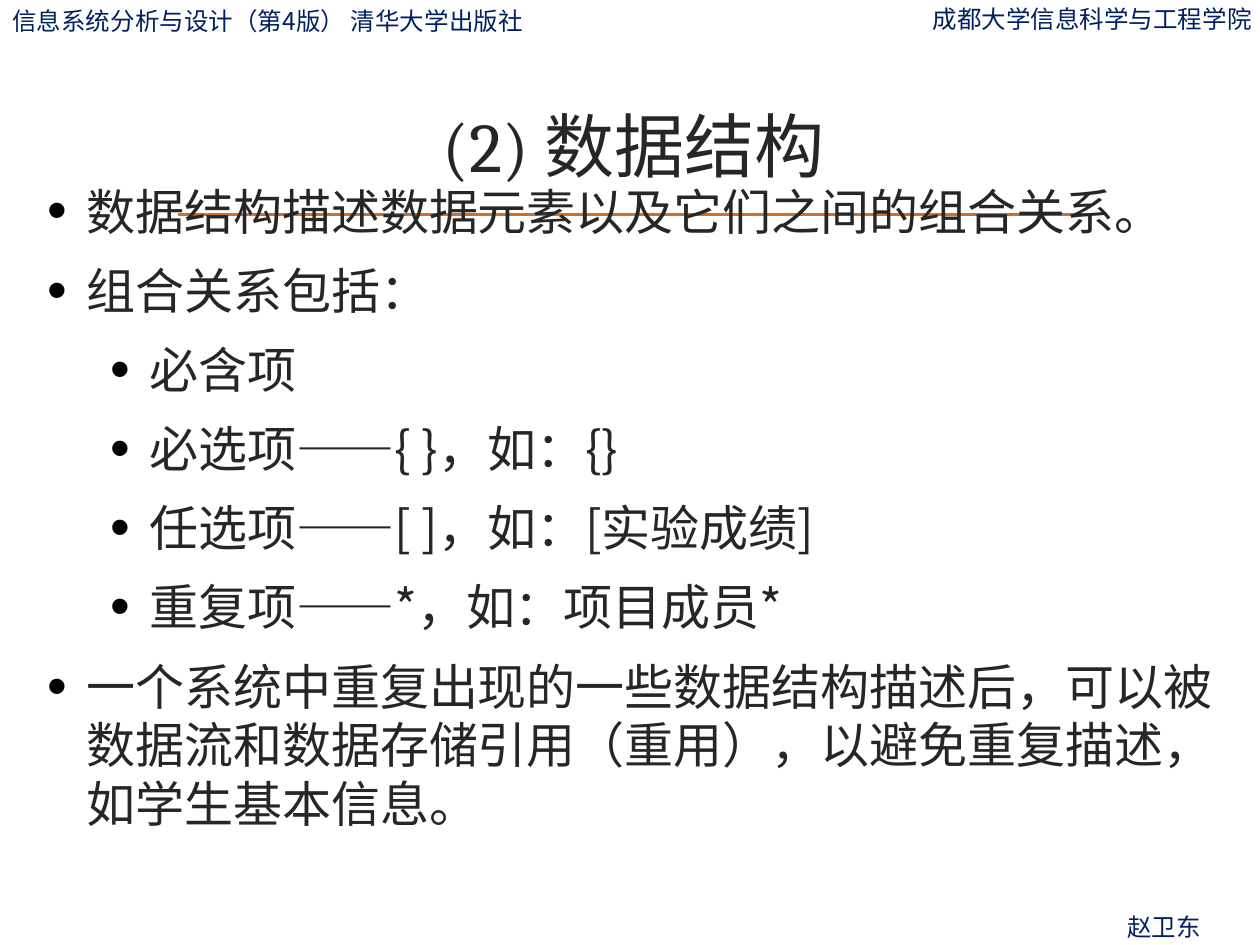
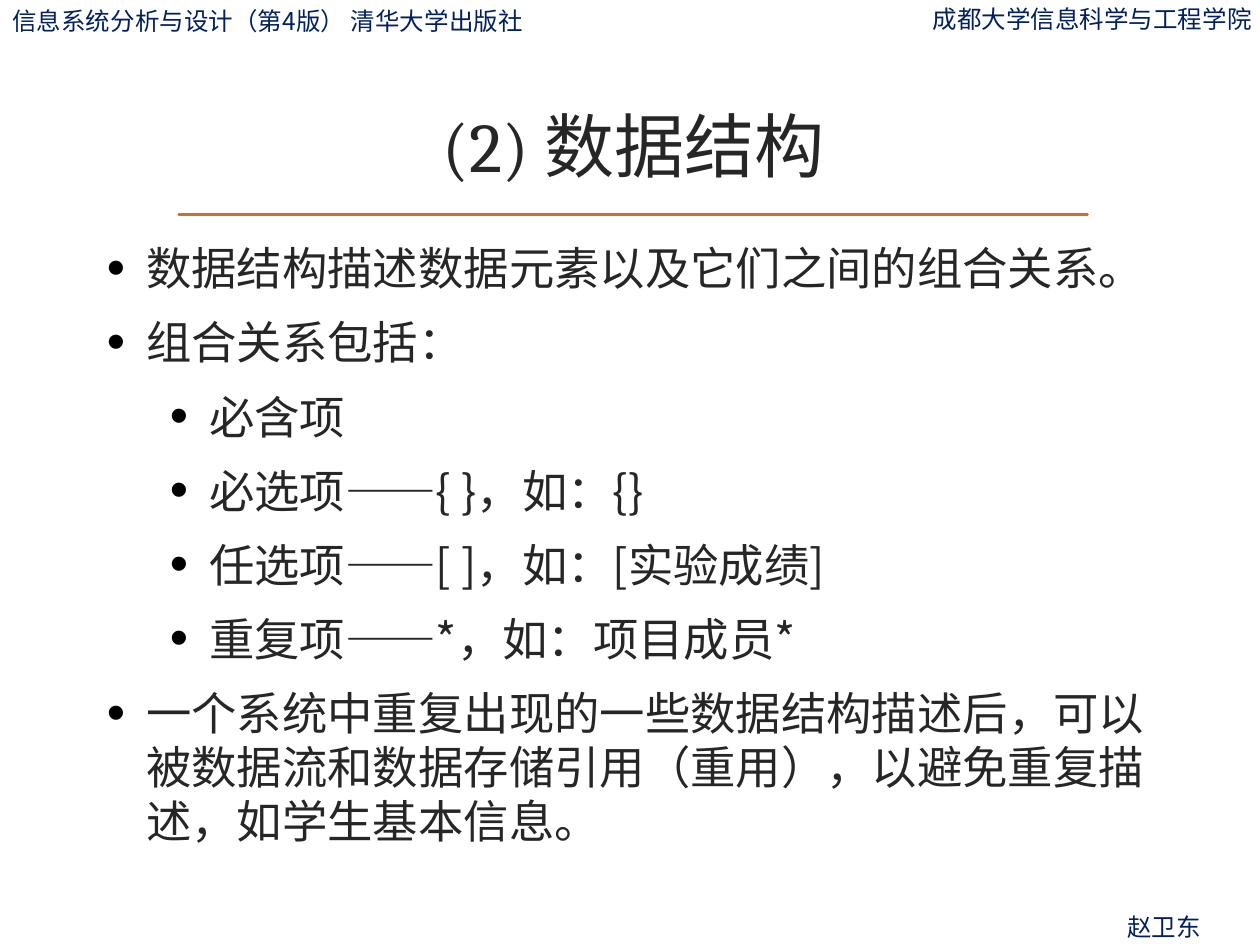
Before and after one commit to ylfagh/is_analysis-1, a slide deck: slide 93 of ppt/第6章-流程建模.pptx. Drawn at 1260x945 pixels with LibreOffice and Linux fonts; fonts in the diff are those of the drawing; background and template pictures are left out. Boxes give left, top, right and bottom in pixels: in the first picture for what was removed or moved away, otherwise in the second. Text is boxed around its words. In the diff, an @@ line names an element or a change of style, - is before the commit and + after.

```diff
--- a/ppt/第6章-流程建模.pptx
+++ b/ppt/第6章-流程建模.pptx
@@ text "数据结构描述数据元素以及它们之间的组合关系。": place and size @@
-text "数据结构描述数据元素以及它们之间的组合关系。" at bbox=[87, 180, 1212, 826]
+text "数据结构描述数据元素以及它们之间的组合关系。" at bbox=[146, 246, 1144, 843]
@@ text "数据结构描述数据元素以及它们之间的组合关系。" at bbox=[146, 246, 1144, 843]: size 28 to 25.9 pt @@
```
Also in this commit, not shown: 51 other slides changed, 30 slides removed.
